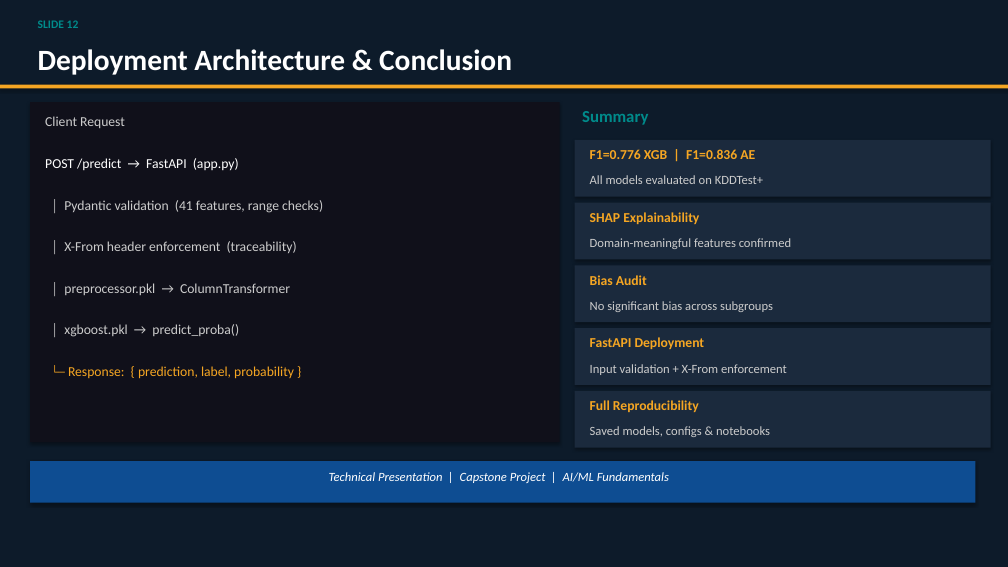
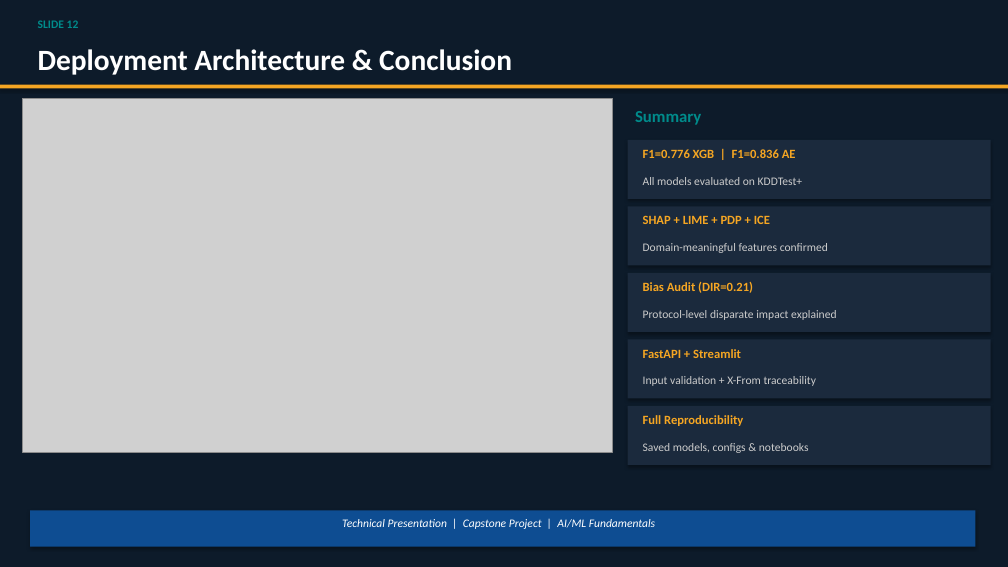
Before and after one commit to kssanthoshkumar/capstone_project, a slide deck: slide 12 of presentations/technical/technical_presentation.pptx. Drawn at 1008x567 pixels with LibreOffice and Linux fonts; fonts in the diff are those of the drawing; grey boxes stand for pictures. Boxes give left, top, right and bottom in pixels: in the first picture for what was removed or moved away, otherwise in the second. Text is boxed around its words. In the diff, an @@ line names an element or a change of style, - is before the commit and + after.

Commit message:
feat: embed architecture diagram PNG into technical PPTX slide 12

```diff
--- a/presentations/technical/technical_presentation.pptx
+++ b/presentations/technical/technical_presentation.pptx
@@ picture added at [23, 98, 613, 452] @@
@@ rectangle removed at [30, 102, 560, 442] @@
@@ text removed at [45, 116, 125, 128] @@
-Client Request
@@ text "Summary": place and size @@
-text "Summary" at [582, 111, 648, 125]
+text "Summary" at [635, 111, 701, 125]
@@ rectangle: place and size @@
-rectangle at [575, 140, 991, 197]
+rectangle at [628, 140, 991, 199]
@@ text "F1=0.776 XGB | F1=0.836 AE": place and size @@
-text "F1=0.776 XGB | F1=0.836 AE" at [590, 149, 755, 159]
+text "F1=0.776 XGB | F1=0.836 AE" at [643, 149, 796, 158]
@@ text "F1=0.776 XGB | F1=0.836 AE" at [643, 149, 796, 158]: size 13 to 12 pt @@
@@ text removed at [45, 158, 239, 170] @@
-POST /predict → FastAPI (app.py)
@@ text "All models evaluated on KDDTest+": place and size @@
-text "All models evaluated on KDDTest+" at [590, 175, 763, 184]
+text "All models evaluated on KDDTest+" at [643, 177, 803, 185]
@@ text removed at [64, 200, 323, 213] @@
-│ Pydantic validation (41 features, range checks)
@@ rectangle: place and size @@
-rectangle at [575, 203, 991, 259]
+rectangle at [628, 206, 991, 265]
@@ text "Domain-meaningful features confirmed": place and size @@
-text "Domain-meaningful features confirmed" at [590, 238, 791, 249]
+text "Domain-meaningful features confirmed" at [643, 243, 828, 253]
@@ text at [643, 215, 770, 224]: text changed; size 13 to 12 pt @@
-SHAP Explainability
+SHAP + LIME + PDP + ICE
@@ text removed at [64, 241, 297, 253] @@
-│ X-From header enforcement (traceability)
@@ text removed at [64, 283, 290, 295] @@
-│ preprocessor.pkl → ColumnTransformer
@@ rectangle: place and size @@
-rectangle at [575, 265, 991, 322]
+rectangle at [628, 273, 991, 332]
@@ text at [643, 282, 753, 293]: text changed; size 13 to 12 pt @@
-Bias Audit
+Bias Audit (DIR=0.21)
@@ text removed at [64, 324, 239, 337] @@
-│ xgboost.pkl → predict_proba()
@@ text removed at [590, 301, 773, 312] @@
-No significant bias across subgroups
@@ text added at [643, 310, 836, 320], 11 pt, text #CCCCCC @@
+Protocol-level disparate impact explained
@@ rectangle: place and size @@
-rectangle at [575, 328, 991, 385]
+rectangle at [628, 340, 991, 399]
@@ text at [643, 349, 741, 358]: text changed; size 13 to 12 pt @@
-FastAPI Deployment
+FastAPI + Streamlit
@@ text removed at [68, 366, 294, 379] @@
-└─ Response: { prediction, label, probability }
@@ text at [643, 376, 817, 386]: text changed; size 12 to 11 pt @@
-Input validation + X-From enforcement
+Input validation + X-From traceability
@@ rectangle: place and size @@
-rectangle at [575, 391, 991, 448]
+rectangle at [628, 406, 991, 465]
@@ text "Full Reproducibility" at [643, 415, 743, 426]: size 13 to 12 pt @@
@@ text "Full Reproducibility": place and size @@
-text "Full Reproducibility" at [590, 400, 699, 412]
+text "Full Reproducibility" at [643, 415, 743, 426]
@@ text "Saved models, configs & notebooks": place and size @@
-text "Saved models, configs & notebooks" at [590, 426, 770, 437]
+text "Saved models, configs & notebooks" at [643, 443, 809, 453]
@@ rectangle: place and size @@
-rectangle at [30, 461, 975, 503]
+rectangle at [30, 510, 975, 547]
@@ size 12 to 11 pt in 4 elements at [643, 177, 803, 185], [643, 243, 828, 253], [643, 443, 809, 453], [342, 519, 655, 529] @@
@@ text "Technical Presentation | Capstone Project ...": place and size @@
-text "Technical Presentation | Capstone Project ..." at [329, 472, 669, 483]
+text "Technical Presentation | Capstone Project ..." at [342, 519, 655, 529]
```
Also in this commit, not shown: 1 other file.
